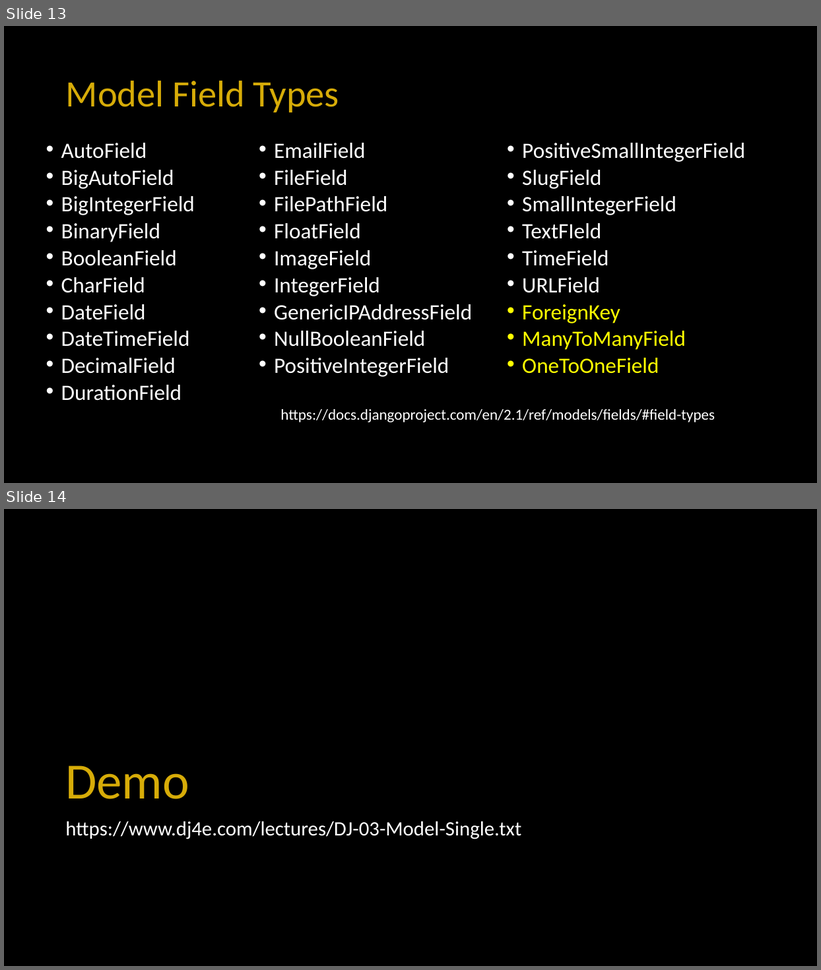
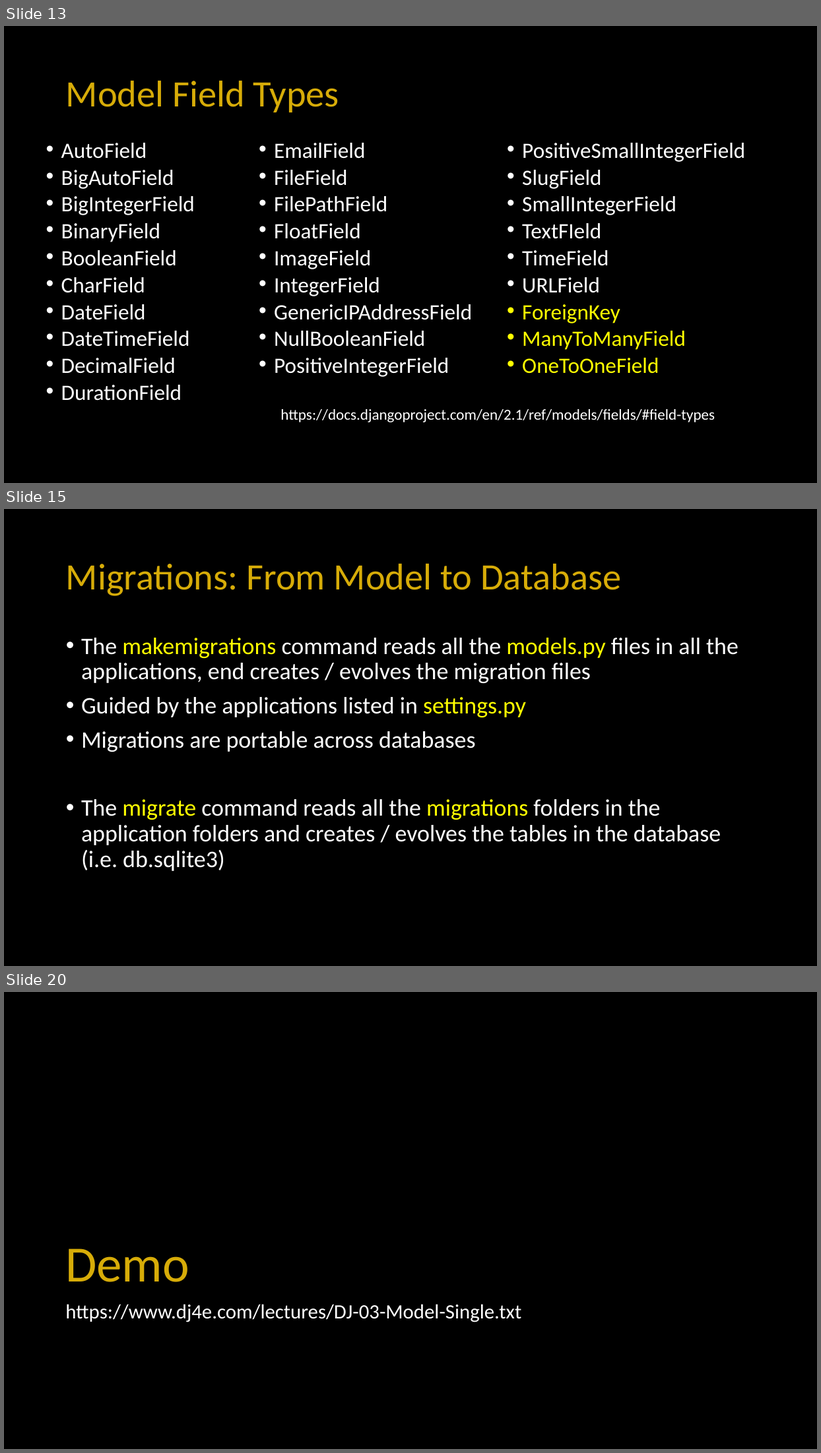
Before and after one commit to csev/dj4e, a slide deck: lectures/DJ-02-Model-Single.pptx. Shown one above the other, each under a label of ours: slides 13 and 14 before the commit, slides 13, 15 and 20 after it; the slides between them are not shown. The pictures are 821x970 and 821x1453 pixels, drawn with LibreOffice and Linux fonts; fonts in the diff are those of the drawing; background and template pictures are left out. Boxes give left, top, right and bottom in pixels: in the first picture for what was removed or moved away, otherwise in the second. Text is boxed around its words. In the diff, an @@ line names an element or a change of style, - is before the commit and + after.

```diff
--- a/lectures/DJ-02-Model-Single.pptx
+++ b/lectures/DJ-02-Model-Single.pptx
@@ slide 15 added at (4,509,817,966), background #000000 @@
@@ title added at (66,563,621,596), 44 pt, text #D7AC08 @@
+Migrations: From Model to Database
@@ text added at (81,638,739,871), 28 pt, text #FFFFFF @@
+• The makemigrations command reads all the models.py files in all the applications, end creates / evolves the migration files
+• Guided by the applications listed in settings.py
+• Migrations are portable across databases
+• The migrate command reads all the migrations folders in the application folders and creates / evolves the tables in the database (i.e. db.sqlite3)
@@ what was slide 14 is now slide 20 @@
```
Also in this commit, not shown: 5 other slides added, 1 other file.
